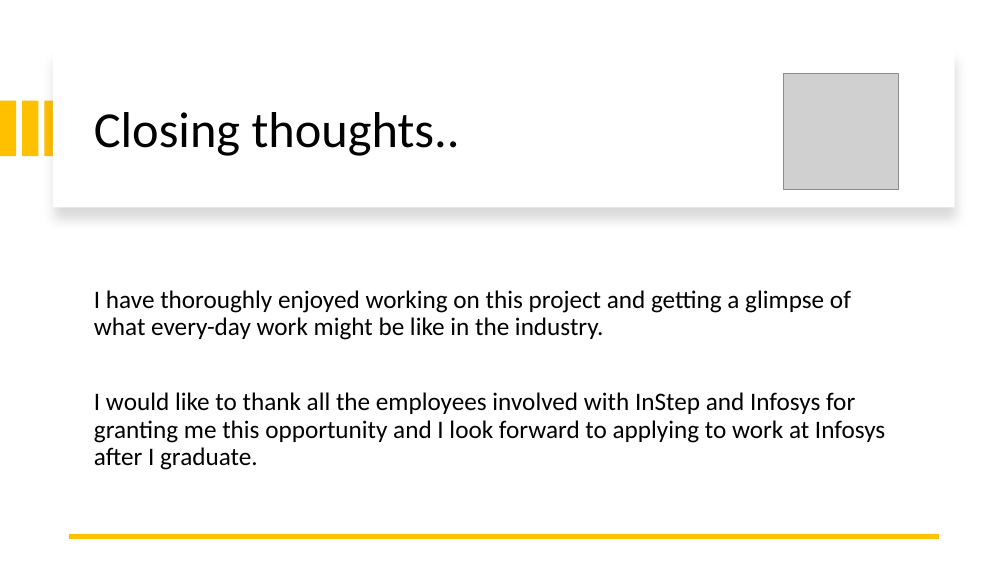
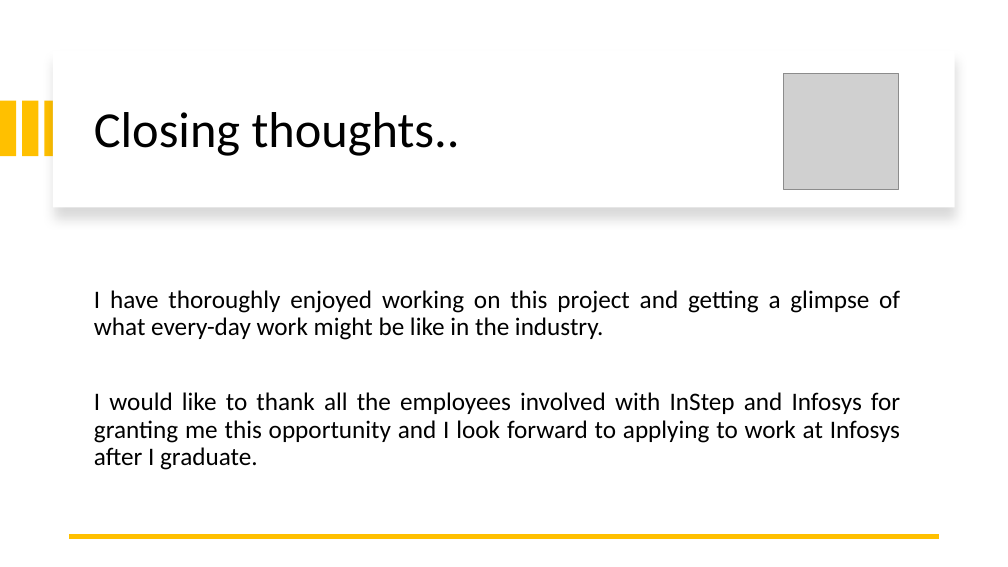
Before and after one commit to GavinAren/SnowflakeEmployeeDataEndpointProjectBackup, a slide deck: slide 15 of Final InStep Presentation.pptx (slide 14 before the commit). Drawn at 1008x567 pixels with LibreOffice and Linux fonts; fonts in the diff are those of the drawing; grey boxes stand for pictures. Boxes give left, top, right and bottom in pixels: in the first picture for what was removed or moved away, otherwise in the second. Text is boxed around its words. In the diff, an @@ line names an element or a change of style, - is before the commit and + after.

```diff
--- a/Final InStep Presentation.pptx
+++ b/Final InStep Presentation.pptx
@@ text "I have thoroughly enjoyed working ..." at (94,290,900,470): alignment left to justified @@
```
Also in this commit, not shown: 5 other slides changed, 2 slides added, 1 slide removed, 1 other file.
